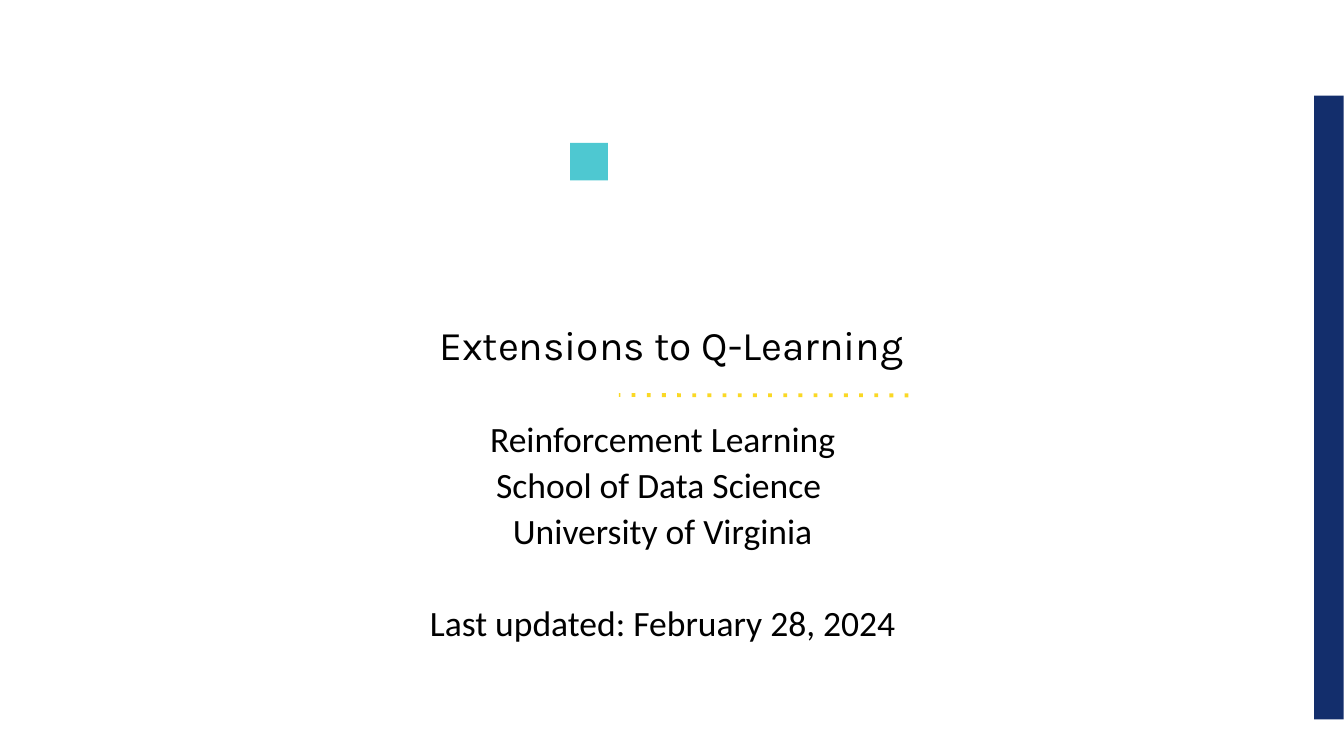
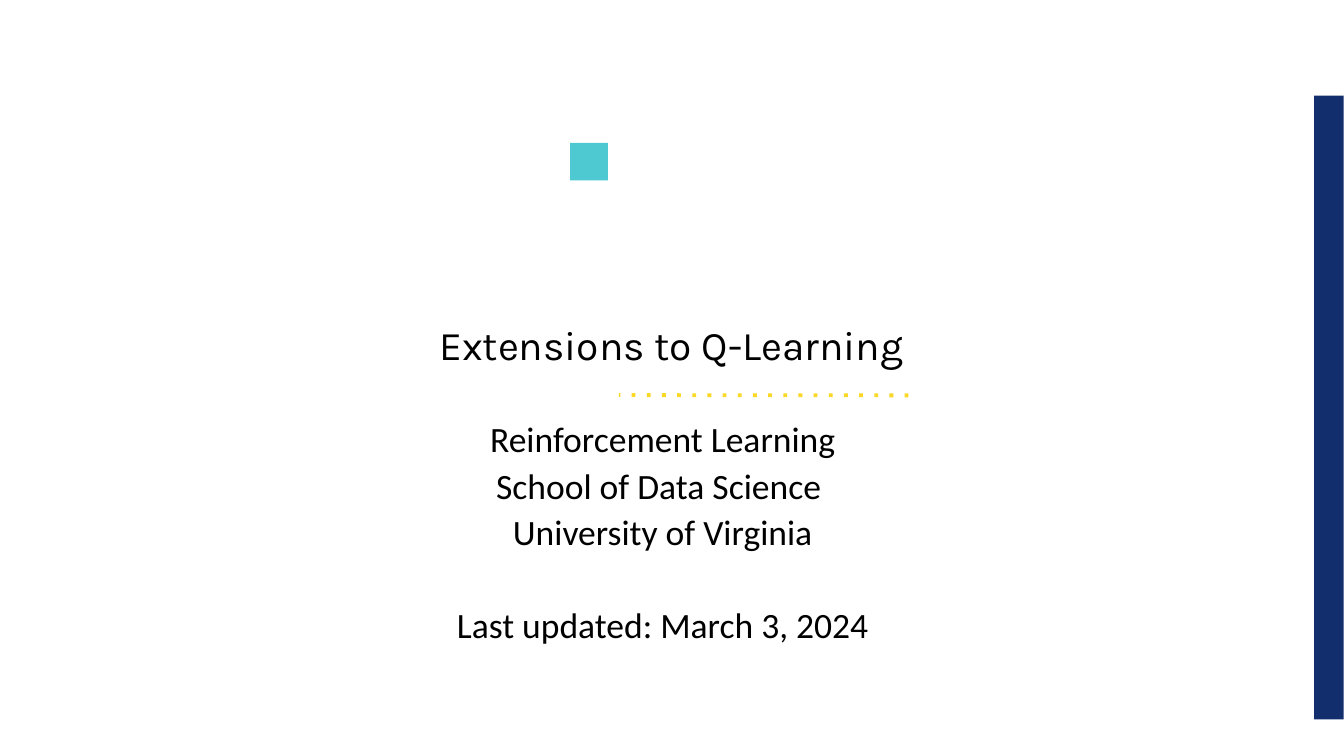
Before and after one commit to UVADS/reinforcement_learning, a slide deck: slide 1 of 06_deep_q_networks_extensions/dqn_extensions.ppt. Drawn at 1344x756 pixels with LibreOffice and Linux fonts; fonts in the diff are those of the drawing; background and template pictures are left out. Boxes give left, top, right and bottom in pixels: in the first picture for what was removed or moved away, otherwise in the second. Text is boxed around its words. In the diff, an @@ line names an element or a change of style, - is before the commit and + after.

```diff
--- a/06_deep_q_networks_extensions/dqn_extensions.ppt
+++ b/06_deep_q_networks_extensions/dqn_extensions.ppt
@@ text at (457,613,868,644): text changed @@
-Last updated: February 28, 2024
+Last updated: March 3, 2024
```
Also in this commit, not shown: 9 slides added, 1 other file.
